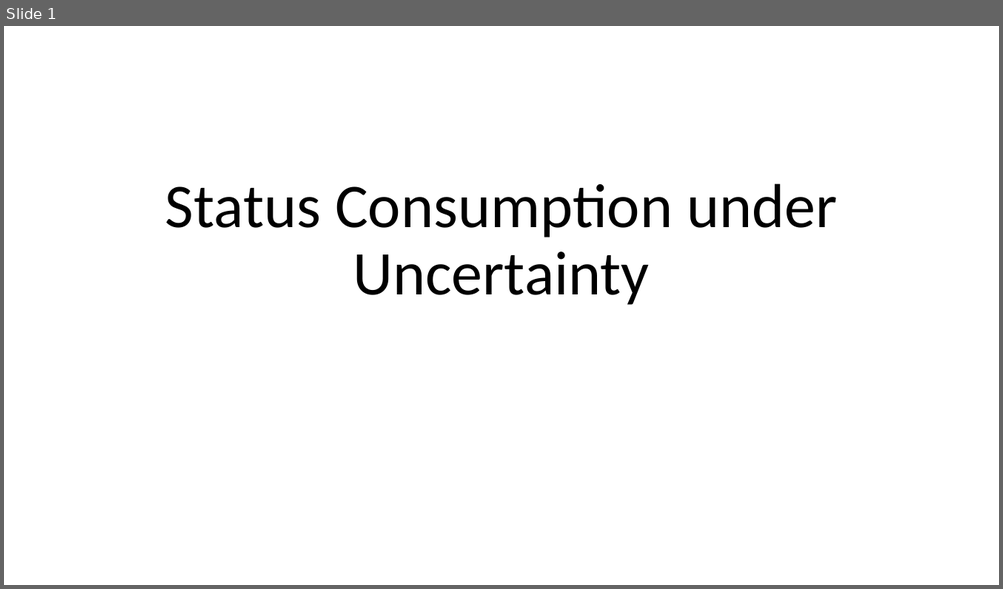
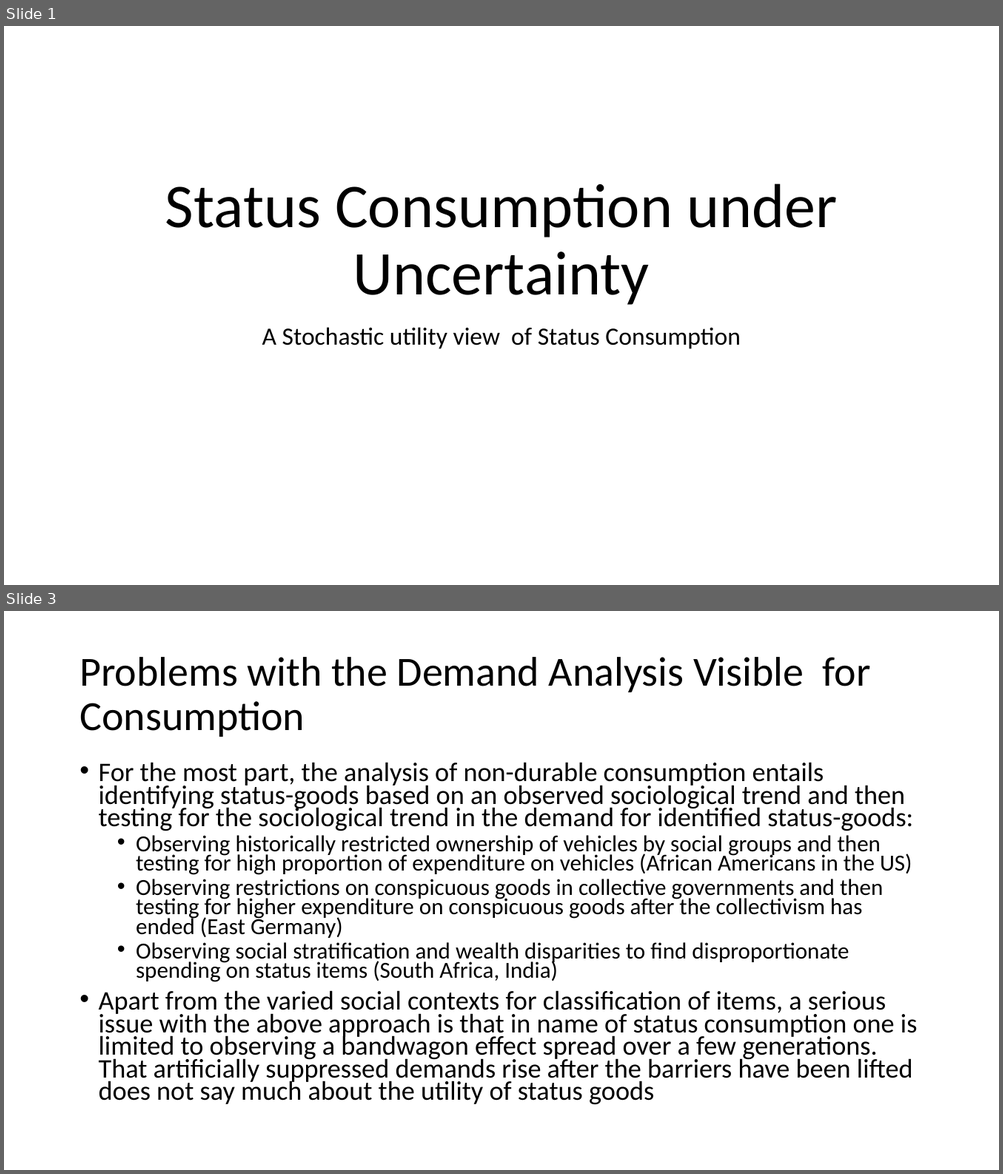
Before and after one commit to anuragr81/research, a slide deck: consumption/presentation_chapter3_1.pptx. Shown one above the other, each under a label of ours: slide 1 before the commit, slides 1 and 3 after it; the slides between them are not shown. The pictures are 1003x589 and 1003x1174 pixels, drawn with LibreOffice and Linux fonts; fonts in the diff are those of the drawing. Boxes give left, top, right and bottom in pixels: in the first picture for what was removed or moved away, otherwise in the second. Text is boxed around its words. In the diff, an @@ line names an element or a change of style, - is before the commit and + after.

```diff
--- a/consumption/presentation_chapter3_1.pptx
+++ b/consumption/presentation_chapter3_1.pptx
@@ slide 3 added at bbox=[4, 611, 999, 1170], background #FFFFFF @@
@@ title added at bbox=[79, 657, 871, 737], 40 pt, text #000000 @@
+Problems with the Demand Analysis Visible for Consumption
@@ text added at bbox=[99, 762, 916, 1105], 25.9 pt, text #000000 @@
+• For the most part, the analysis of non-durable consumption entails identifying status-goods based on an observed sociological trend and then testing for the sociological trend in the demand for identified status-goods:
+  • Observing historically restricted ownership of vehicles by social groups and then testing for high proportion of expenditure on vehicles (African Americans in the US)
+  • Observing restrictions on conspicuous goods in collective governments and then testing for higher expenditure on conspicuous goods after the collectivism has ended (East Germany)
+  • Observing social stratification and wealth disparities to find disproportionate spending on status items (South Africa, India)
+• Apart from the varied social contexts for classification of items, a serious issue with the above approach is that in name of status consumption one is limited to observing a bandwagon effect spread over a few generations. That artificially suppressed demands rise after the barriers have been lifted does not say much about the utility of status goods
@@ slide 1 changed as well @@
@@ subtitle added at bbox=[262, 327, 740, 349], 24 pt, text #000000 @@
+A Stochastic utility view of Status Consumption
```
Also in this commit, not shown: 1 other slide changed, 4 other slides added, 2 slides removed, 2 other files.
